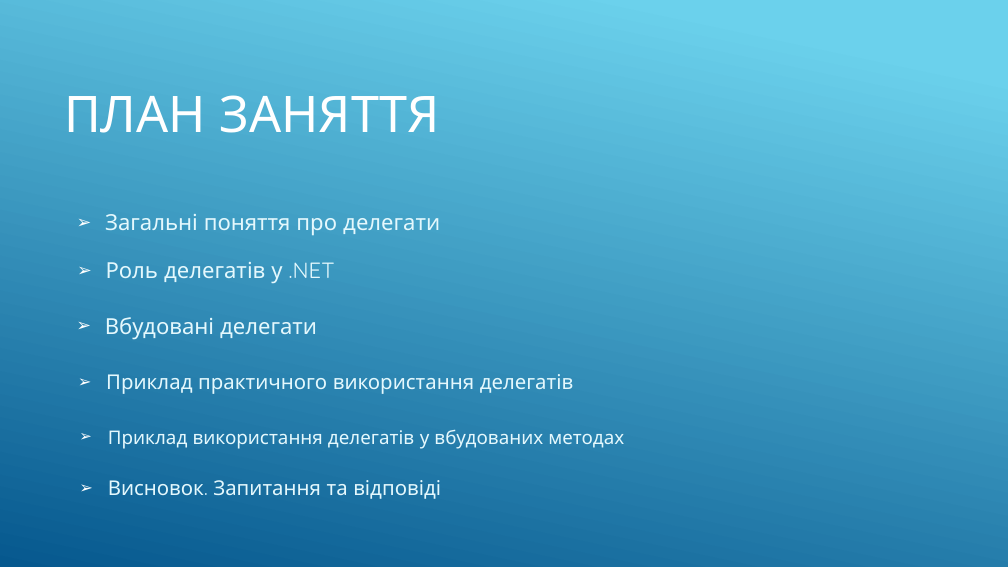
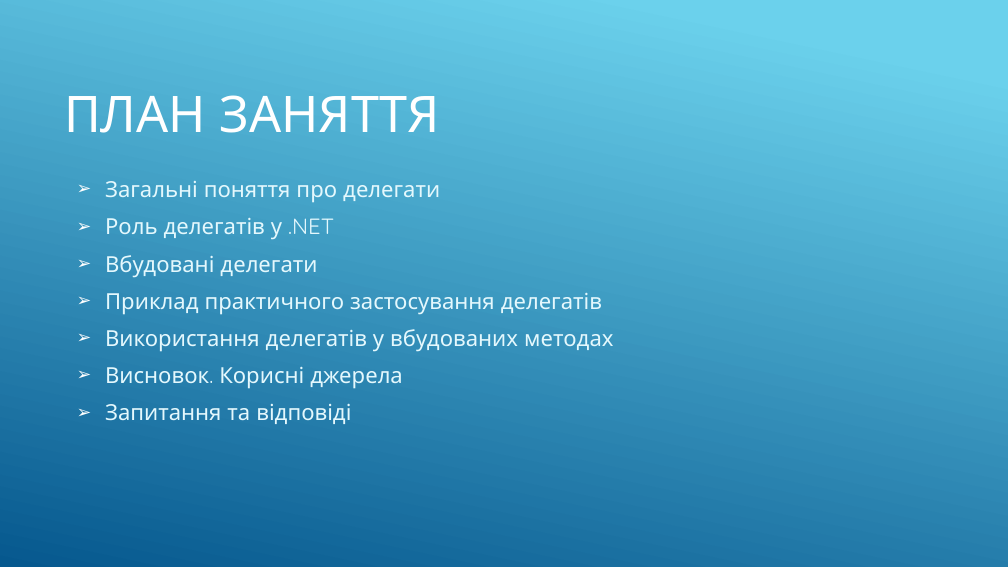
Before and after one commit to MaryanDev/ang2, a slide deck: slide 3 of LogosDelegatesLecture.pptx. Drawn at 1008x567 pixels with LibreOffice and Linux fonts; fonts in the diff are those of the drawing. Boxes give left, top, right and bottom in pixels: in the first picture for what was removed or moved away, otherwise in the second. Text is boxed around its words. In the diff, an @@ line names an element or a change of style, - is before the commit and + after.

Commit message:
fixed presentation

```diff
--- a/LogosDelegatesLecture.pptx
+++ b/LogosDelegatesLecture.pptx
@@ text "Загальні поняття про делегати": place and size @@
-text "Загальні поняття про делегати" at box(105, 214, 440, 236)
+text "Загальні поняття про делегати" at box(105, 181, 613, 424)
@@ text at box(105, 218, 613, 424): paragraphs added @@
+➢ Роль делегатів у .NET
+➢ Вбудовані делегати
+➢ Приклад практичного застосування делегатів
+➢ Використання делегатів у вбудованих методах
+➢ Висновок. Корисні джерела
+➢ Запитання та відповіді
@@ subtitle removed at box(106, 262, 335, 284) @@
-➢ Роль делегатів у .NET
@@ text removed at box(105, 317, 317, 340) @@
-➢ Вбудовані делегати
@@ text removed at box(106, 374, 574, 394) @@
-➢ Приклад практичного використання делегатів
@@ text removed at box(108, 429, 624, 449) @@
-➢ Приклад використання делегатів у вбудованих методах
@@ text removed at box(108, 480, 441, 499) @@
-➢ Висновок. Запитання та відповіді
```
Also in this commit, not shown: 7 other slides changed, 1 slide added.
